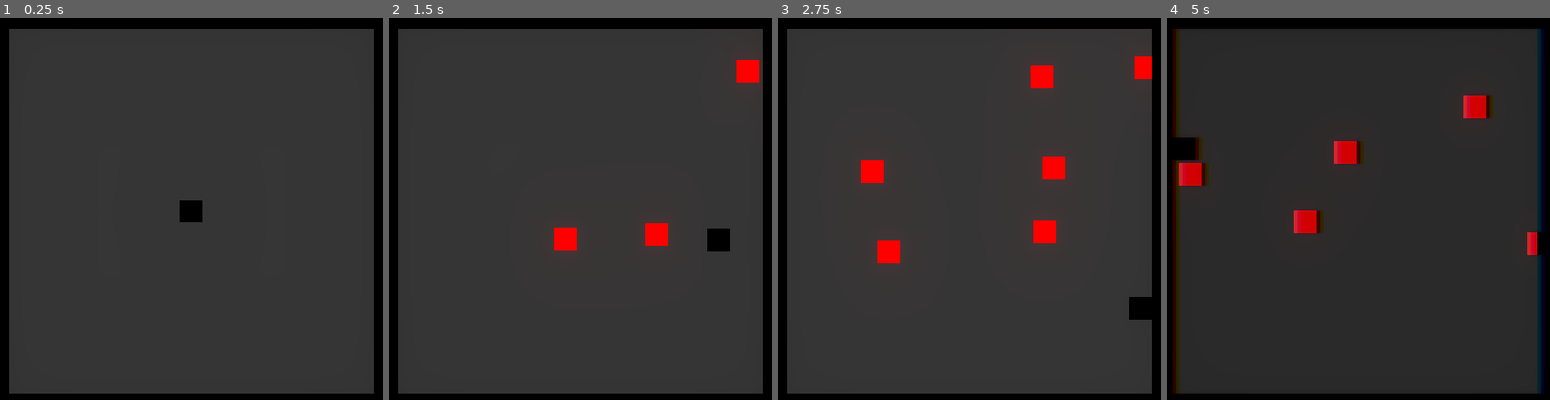
Above: before the commit, frames 1-4 (left to right).
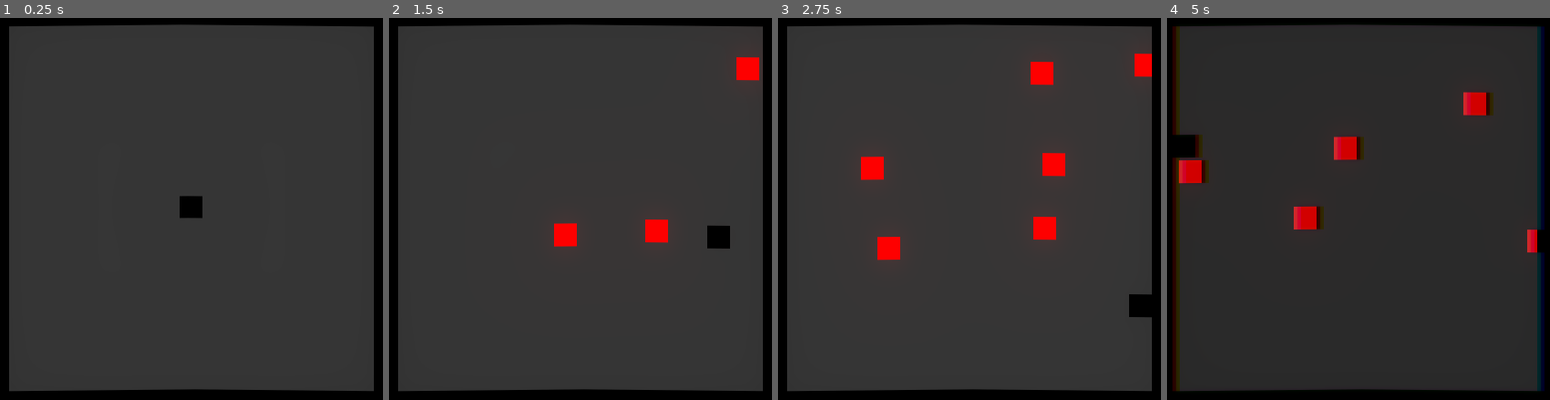
Above: after the commit, the same moments.

Repository: mariothedog/Dodge-and-Explode-
Game: Godot game, scene res://Levels/Endless Level.tscn
The game is run twice, just before and just after one commit, with the same random seed, the same clock (stepped at 60 frames per second) and the same inputs. The engine's default icon, where the game draws it, is replaced by a stand-in: a white triangle on a blue panel in a dark square.
Inputs:
- Up to frame 1 (0.25 s): no input
- Up to frame 2 (1.5 s): hold D (move_right) 0.53-1.28 s; hold S (move_down) from 1.28 s (still down)
- Up to frame 3 (2.75 s): release S (move_down) at 2.03 s; hold D (move_right) from 2.03 s (still down)
- Up to frame 4 (5 s): release D (move_right) at 2.78 s; hold W (move_up) 2.78-3.53 s; hold A (move_left) from 3.53 s (still down)

The runs differ from the first frame. In frame 1, 1.8% of the frame differs, in the area x 2-98%, y 1-99%; in frame 2, 2.1%; in frame 3, 2.4%; in frame 4, 2.4%, in the area x 1-99%, y 1-99%.

Commit message:
Added a slight screen bend and renamed some things.

Diff:
--- a/Levels/Endless Level.gd
+++ b/Levels/Endless Level.gd
@@ -5,7 +5,7 @@
 func _ready():
 	randomize()
 
-	$"Slow-mo Visual Effect".material.set_shader_param("apply", false)
+	$"Visual Effect".material.set_shader_param("slow_mo", false)
 
 func _on_Spawn_Enemy_timeout():
 	var enemy = enemy_scene.instance()
@@ -40,21 +40,21 @@
 	return pos
 
 func _on_Player_slow_mo_enabled():
-	$"Slow-mo Visual Effect".material.set_shader_param("apply", true)
+	$"Visual Effect".material.set_shader_param("slow_mo", true)
 
 func _on_Player_slow_mo_disabled():
-	$"Slow-mo Visual Effect".material.set_shader_param("apply", false)
+	$"Visual Effect".material.set_shader_param("slow_mo", false)
 
 func _process(_delta):
 	if $Player.slow_mo_enabled:
 		# When the time scale is 0.1 the blur_amount/chromatic_amount will be 0.5.
 		# When the time_scale is 1 the blur_amount/chromatic_amount will be 0.
 		var amount = -5.0/9.0 * Engine.time_scale + 5.0/9.0
-		$"Slow-mo Visual Effect".material.set_shader_param("blur_amount", amount)
+		$"Visual Effect".material.set_shader_param("blur_amount", amount)
 
-		$"Slow-mo Visual Effect".material.set_shader_param("chromatic_amount", amount)
+		$"Visual Effect".material.set_shader_param("chromatic_amount", amount)
 
 		# When the time_scale is 1 the darkness_multi will also be 1.
 		# When the time_scale is 0.1 the darkness_multi will be 0.8.
 		var darkness_multi = 2.0/9.0 * Engine.time_scale + 7.0/9.0
-		$"Slow-mo Visual Effect".material.set_shader_param("darkness_multi", darkness_multi)
+		$"Visual Effect".material.set_shader_param("darkness_multi", darkness_multi)
--- a/Levels/Endless Level.tscn
+++ b/Levels/Endless Level.tscn
@@ -1,9 +1,10 @@
-[gd_scene load_steps=10 format=2]
+[gd_scene load_steps=11 format=2]
 
 [ext_resource path="res://Player/Player.tscn" type="PackedScene" id=1]
 [ext_resource path="res://Levels/Art/Tile.png" type="Texture" id=2]
 [ext_resource path="res://icon.png" type="Texture" id=3]
 [ext_resource path="res://Levels/Endless Level.gd" type="Script" id=4]
+[ext_resource path="res://Levels/Textures/Screen Bend Texture.png" type="Texture" id=5]
 
 [sub_resource type="Environment" id=5]
 background_mode = 4
@@ -41,28 +42,32 @@
 [sub_resource type="Shader" id=3]
 code = "shader_type canvas_item;
 
-uniform bool apply = false;
+uniform bool slow_mo = false;
 
 // Blur
 uniform float blur_amount = 1;
 
 // Chromatic Aberration
 uniform float chromatic_amount = 0.5;
-uniform sampler2D offset_texture : hint_white;
 
 // Darkened Screen
 uniform float darkness_multi = 0.8;
 
+// Bend Screen
+uniform sampler2D bend_offset_texture : hint_black;
+
 void fragment() {
-	vec4 color = textureLod(SCREEN_TEXTURE, SCREEN_UV, 0.0);
-	if (apply) {
+	vec2 bend_offset = vec2(0.0, -0.01) * texture(bend_offset_texture, UV).r;
+
+	vec4 color = textureLod(SCREEN_TEXTURE, SCREEN_UV + bend_offset, 0.0);
+	if (slow_mo) {
 		// Blur
-		color = textureLod(SCREEN_TEXTURE, SCREEN_UV, blur_amount);
+		color = textureLod(SCREEN_TEXTURE, SCREEN_UV + bend_offset, blur_amount);
 
 		// Chromatic Aberration
-		float adjusted_amount = chromatic_amount * texture(offset_texture, UV).r / 100.0;
-		color.r = texture(SCREEN_TEXTURE, vec2(SCREEN_UV.x + adjusted_amount, SCREEN_UV.y)).r;
-		color.b = texture(SCREEN_TEXTURE, vec2(SCREEN_UV.x - adjusted_amount, SCREEN_UV.y)).b;
+		float adjusted_amount = chromatic_amount / 100.0;
+		color.r = texture(SCREEN_TEXTURE, vec2(SCREEN_UV.x + adjusted_amount, SCREEN_UV.y) + bend_offset).r;
+		color.b = texture(SCREEN_TEXTURE, vec2(SCREEN_UV.x - adjusted_amount, SCREEN_UV.y) + bend_offset).b;
 
 		// Darken the screen
 		color.rgb *= darkness_multi;
@@ -72,10 +77,11 @@
 
 [sub_resource type="ShaderMaterial" id=4]
 shader = SubResource( 3 )
-shader_param/apply = false
+shader_param/slow_mo = false
 shader_param/blur_amount = 1.0
 shader_param/chromatic_amount = 0.5
 shader_param/darkness_multi = 0.8
+shader_param/bend_offset_texture = ExtResource( 5 )
 
 [node name="Endless Level" type="Node2D"]
 script = ExtResource( 4 )
@@ -124,7 +130,7 @@
 wait_time = 0.3
 autostart = true
 
-[node name="Slow-mo Visual Effect" type="TextureRect" parent="."]
+[node name="Visual Effect" type="TextureRect" parent="."]
 material = SubResource( 4 )
 margin_left = -512.0
 margin_top = -320.0
Binary file added: Levels/Textures/Screen Bend Texture.png
Not shown, added: Levels/Textures/Screen Bend Texture.png.import
